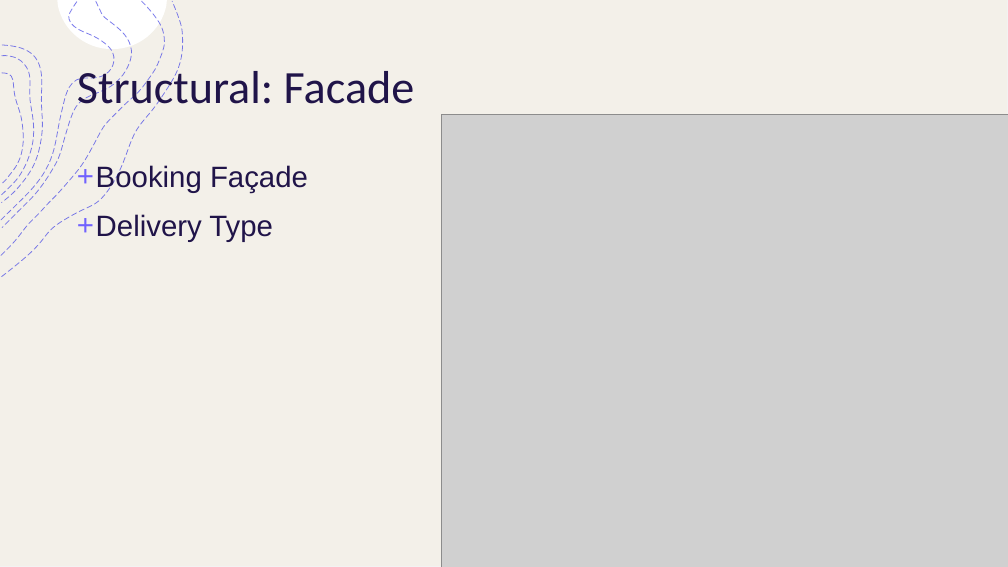
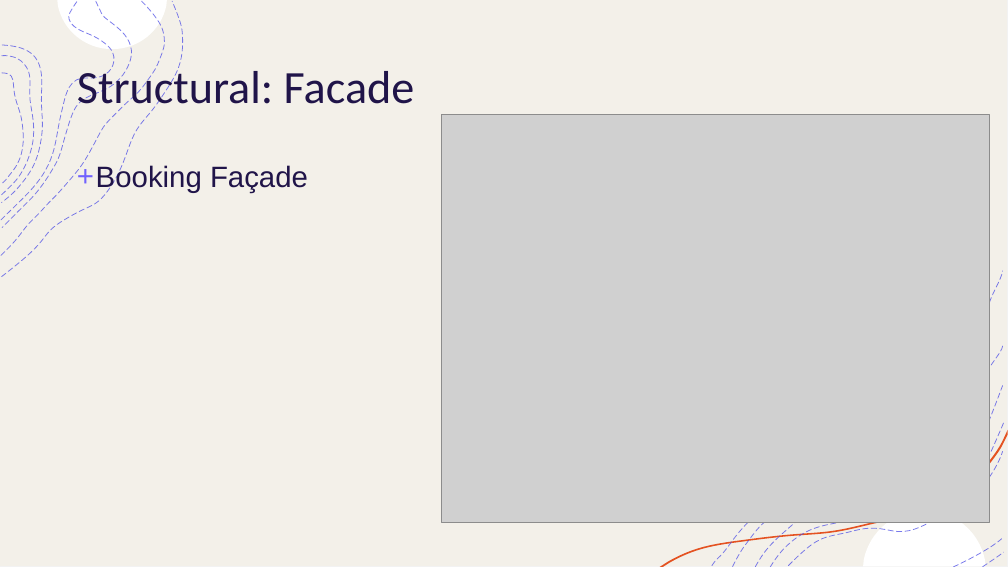
Before and after one commit to rajivranjan7/RideNow, a slide deck: slide 15 of Ridenow_Presentation.pptx. Drawn at 1008x567 pixels with LibreOffice and Linux fonts; fonts in the diff are those of the drawing; grey boxes stand for pictures. Boxes give left, top, right and bottom in pixels: in the first picture for what was removed or moved away, otherwise in the second. Text is boxed around its words. In the diff, an @@ line names an element or a change of style, - is before the commit and + after.

```diff
--- a/Ridenow_Presentation.pptx
+++ b/Ridenow_Presentation.pptx
@@ picture: place and size @@
-picture at (442, 114, 1008, 567)
+picture at (442, 114, 990, 523)
@@ text at (96, 214, 273, 242): paragraph removed @@
-+ Delivery Type
@@ group added at (712, 271, 1004, 567): 7 freeform shapes @@
@@ freeform shape added at (659, 430, 1008, 567), fill #E45221 @@
@@ freeform shape added at (864, 510, 986, 566), fill #FFFFFF @@
```
Also in this commit, not shown: 5 other slides changed, 1 slide added.
